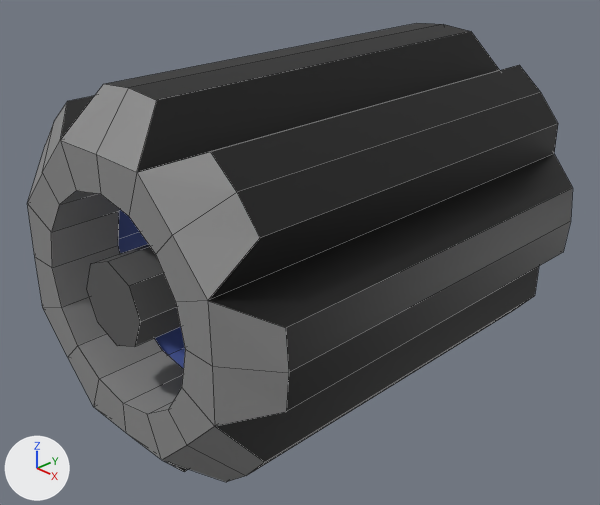
A saved change to the Blender file models/station/station_industrial.blend.
Before and after are seen from a 50 mm camera at (4.64, -6.7, 2.84) aimed at (0.0, -2.13, -0.2). Arrows for +X, +Y and +Z are at lower left; the lights stay in place. Mesh edges are drawn as thin lines.

The scene before the commit, as lines of its bpy script (objects in view):
```python
me_cylinder = bpy.data.meshes.new('Cylinder')
me_cylinder.from_pydata(...)  # 288 vertices, 278 faces; spans x -1.5..1.5, y -4.0..0.0, z -1.5..1.5
# faces by material slot: [128, 70, 32, 48]
me_cylinder.materials.append(mat_material_001)  # grey #8d8d8d
me_cylinder.materials.append(mat_material_002)  # dark grey #5a5a5a
me_cylinder.materials.append(mat_material_003)  # blue #5466af
me_cylinder.materials.append(mat_material_004)  # black #0e0e0e
ob_cylinder = bpy.data.objects.new('Cylinder', me_cylinder)
ob_cylinder.location = (0.0, 0.0, 0.0)
```
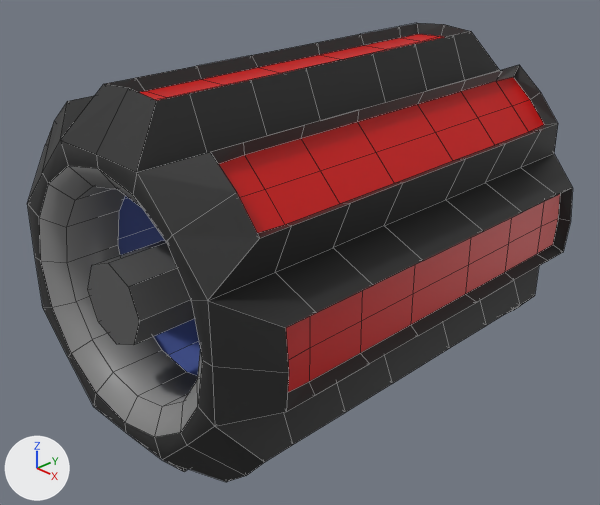
The change in detail:
Material 'Material.005' (mat_material_005) is new.
Its base color is (0.606, 0.0, 0.0) (red #cc0000).
me_cylinder is used by ob_cylinder; location (0.0, 0.0, 0.0).
me_cylinder had 288 vertices, 278 faces and spanned x -1.5..1.5, y -4.0..0.0, z -1.5..1.5.
me_cylinder now has 656 vertices, 646 faces and spans x -1.5..1.5, y -4.0..0.0, z -1.5..1.5.
me_cylinder part 1: 128 vertices moved from x -1.06..1.06, y -4.0..0.0, z -1.04..1.04 to x -1.02..1.02, y -4.0..0.0, z -1.02..1.02; 368 vertices added at x -1.48..1.48, y -3.87..-0.13, z -1.48..1.48.
me_cylinder part 2: 32 kept faces spanning x -1.12..1.12, y -4.0..0.0, z -1.12..1.12 are now shaded smooth.
me_cylinder part 3: 64 faces spanning x -1.5..1.5, y -4.0..0.0, z -1.5..1.5 switch from mat_material_001 (grey #8d8d8d) to mat_material_004 (black #272727).
me_cylinder now uses material mat_material_005 (red #cc0000).

What differs and where, as boxes [x1, y1, x2, y2] in the pictures (600 x 505 px):
part 1 of me_cylinder, built on: before [51, 191, 183, 414]; after [39, 23, 573, 472]
part 2 of me_cylinder, shading changed: [27, 141, 215, 460] in both
part 3 of me_cylinder, recoloured (grey to black): [28, 84, 289, 482] in both
